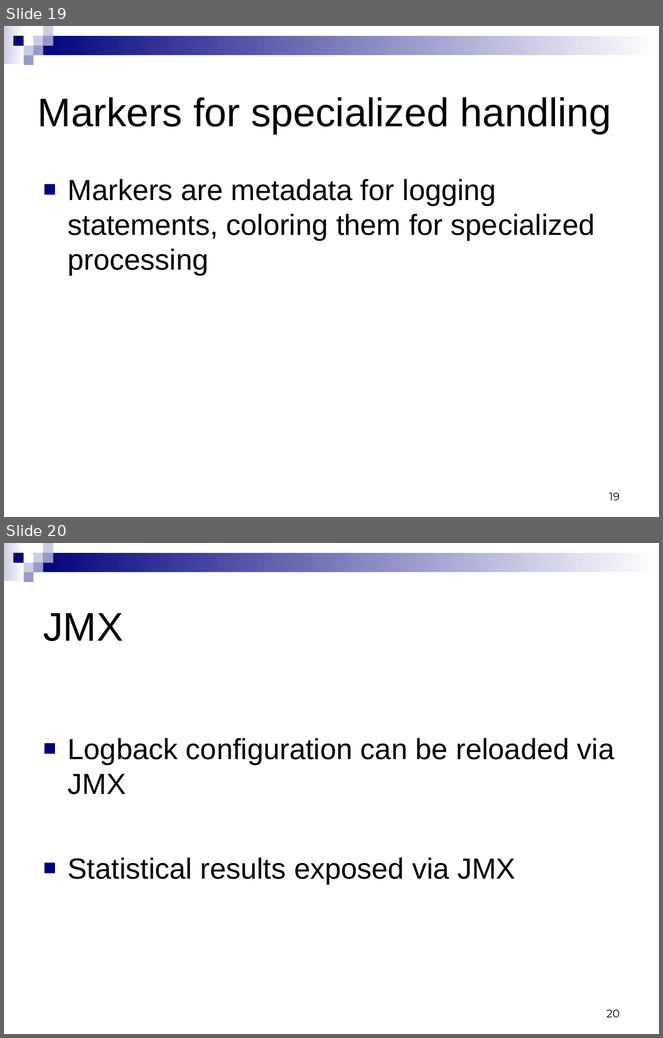
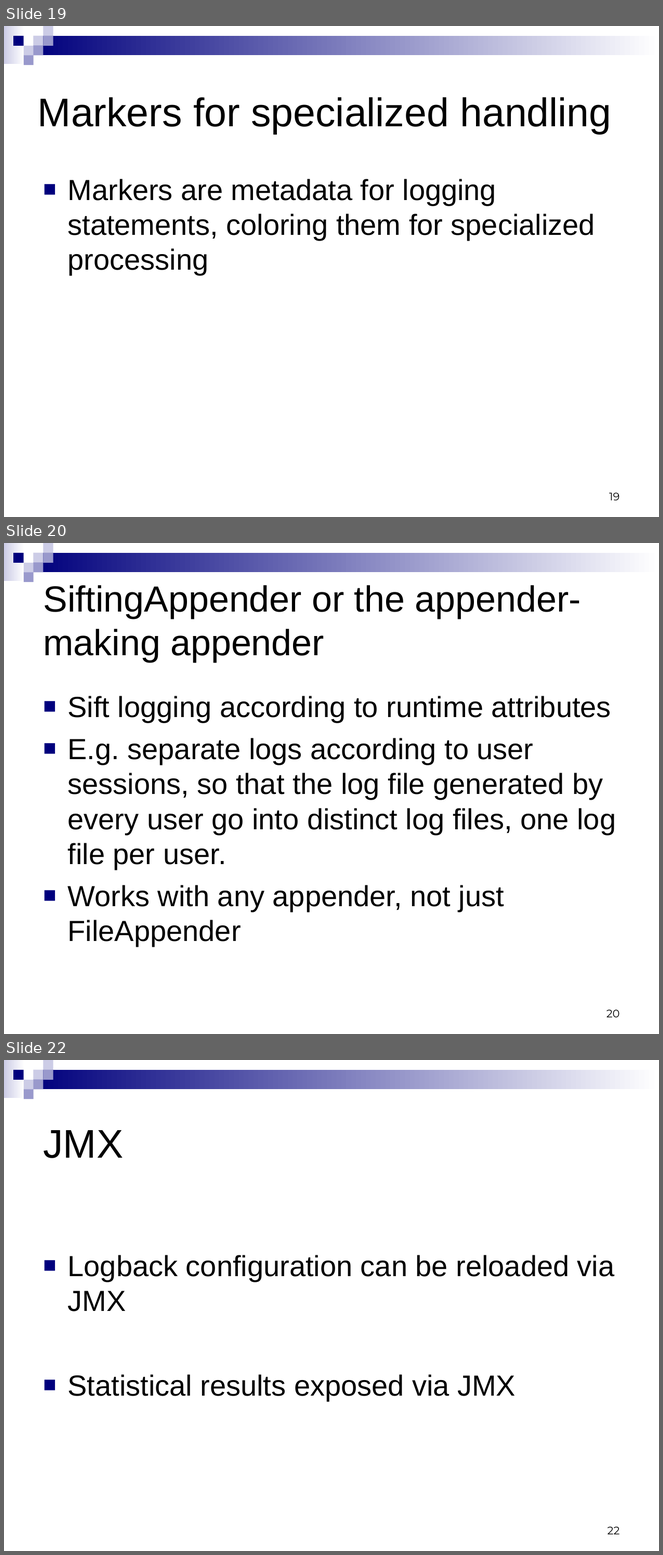
Before and after one commit to qos-ch/logback, a slide deck: logback-site/src/site/resources/logback.ppt. Shown one above the other, each under a label of ours: slides 19 and 20 before the commit, slides 19, 20 and 22 after it; the slides between them are not shown. The pictures are 663x1038 and 663x1555 pixels, drawn with LibreOffice and Linux fonts; fonts in the diff are those of the drawing. Boxes give left, top, right and bottom in pixels: in the first picture for what was removed or moved away, otherwise in the second. Text is boxed around its words. In the diff, an @@ line names an element or a change of style, - is before the commit and + after.

Commit message:
added slide on SiftingAppender

```diff
--- a/logback-site/src/site/resources/logback.ppt
+++ b/logback-site/src/site/resources/logback.ppt
@@ slide 20 added at (x1=4, y1=543, x2=659, y2=1034), background #FFFFFF; not listed: 9 template elements that a slide beside it also shows @@
@@ title added at (x1=43, y1=585, x2=581, y2=663), 40 pt, text #000000 @@
+SiftingAppender or the appender-making appender
@@ text added at (x1=68, y1=696, x2=616, y2=947), 32 pt, text #000000 @@
+■ Sift logging according to runtime attributes
+■ E.g. separate logs according to user sessions, so that the log file generated by every user go into distinct log files, one log file per user.
+■ Works with any appender, not just FileAppender
@@ page number added at (x1=607, y1=1010, x2=620, y2=1018), 12 pt, text #000000 @@
+20
@@ what was slide 20 is now slide 22 @@
@@ page number at (x1=608, y1=1527, x2=620, y2=1535): text changed @@
-20
+22
```
Also in this commit, not shown: 2 slides changed, 1 other slide added.
